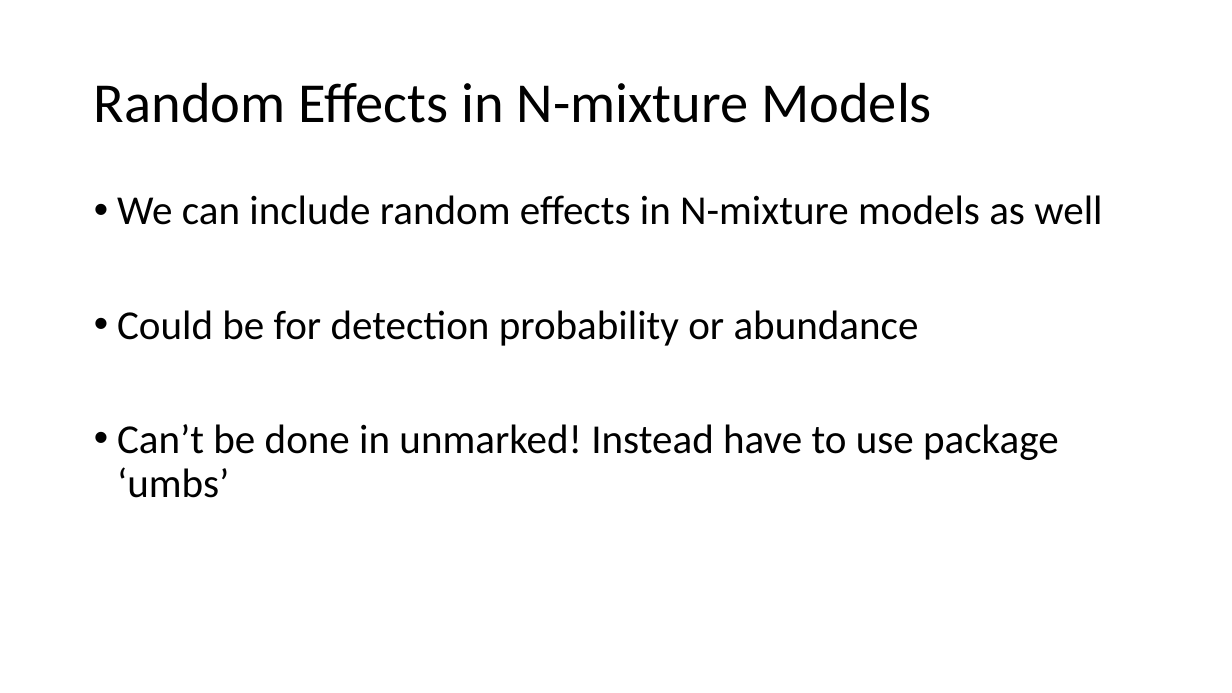
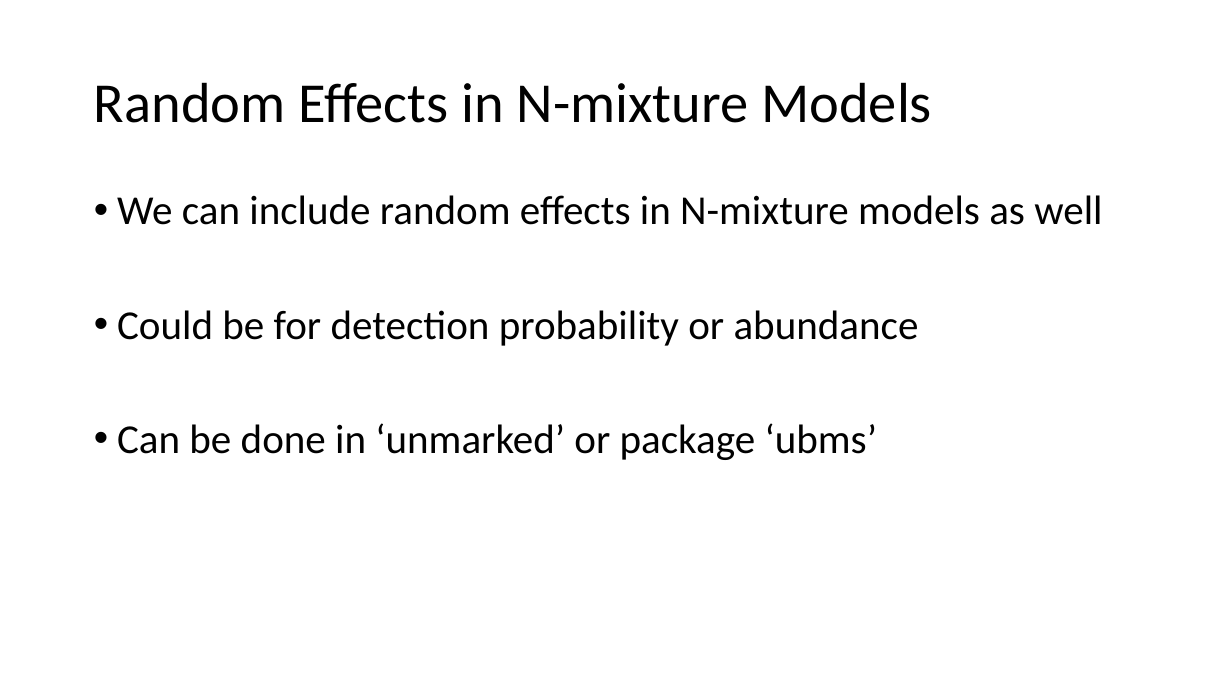
Before and after one commit to evanmadams/AOS_SCO-2021-Count-Data-Workshop, a slide deck: slide 13 of lessons/Nmix advanced.pptx. Drawn at 1232x693 pixels with LibreOffice and Linux fonts; fonts in the diff are those of the drawing. Boxes give left, top, right and bottom in pixels: in the first picture for what was removed or moved away, otherwise in the second. Text is boxed around its words. In the diff, an @@ line names an element or a change of style, - is before the commit and + after.

Commit message:
Updated unmarked random effect slide

```diff
--- a/lessons/Nmix advanced.pptx
+++ b/lessons/Nmix advanced.pptx
@@ text at <box>117,423,877,460</box>: text changed @@
-• Can’t be done in unmarked! Instead have to use package ‘umbs’
+• Can be done in ‘unmarked’ or package ‘ubms’
```
Also in this commit, not shown: 4 other slides changed.
